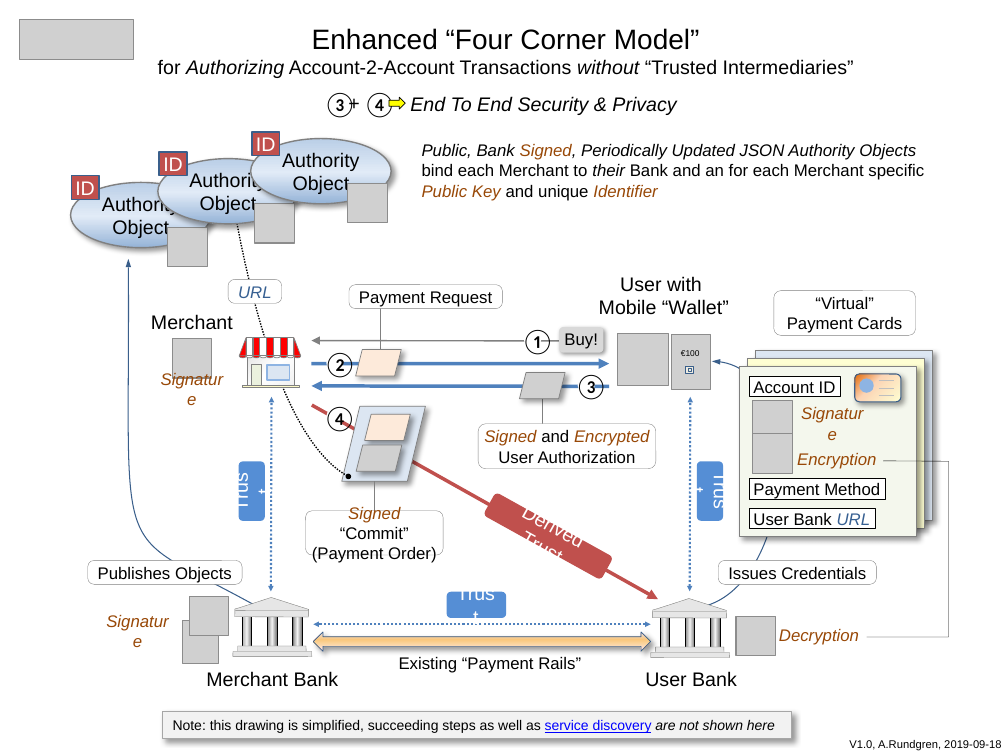
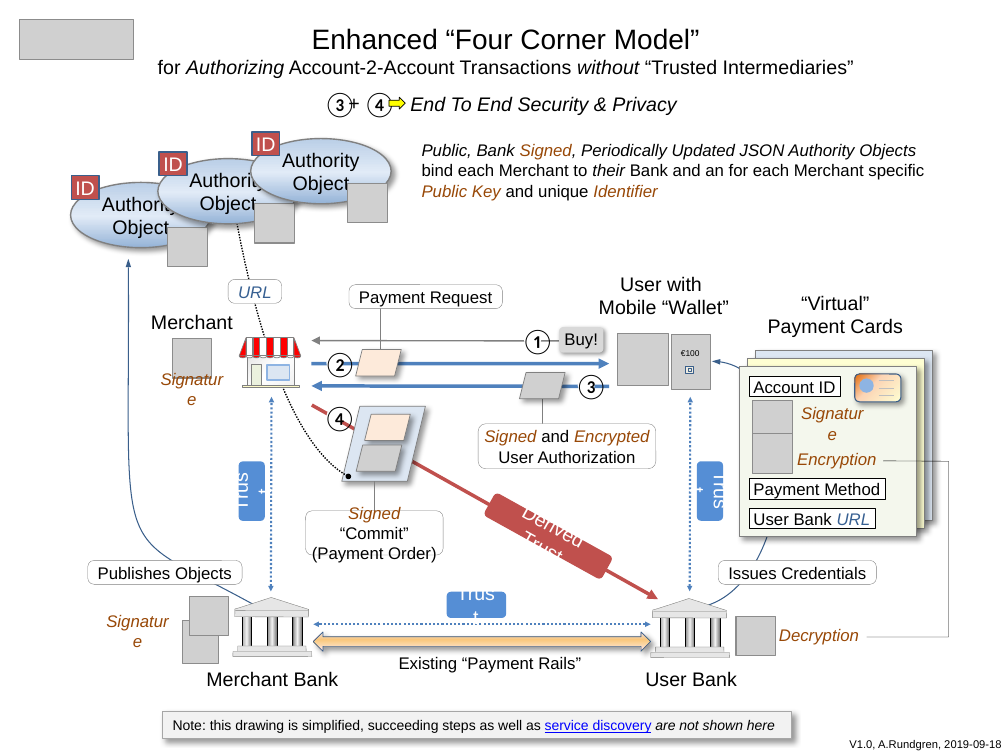
Before and after one commit to cyberphone/doc, a slide deck: slide 1 of saturn/enhanced-four-corner-model.pptx. Drawn at 1008x756 pixels with LibreOffice and Linux fonts; fonts in the diff are those of the drawing; grey boxes stand for pictures. Boxes give left, top, right and bottom in pixels: in the first picture for what was removed or moved away, otherwise in the second. Text is boxed around its words. In the diff, an @@ line names an element or a change of style, - is before the commit and + after.

```diff
--- a/saturn/enhanced-four-corner-model.pptx
+++ b/saturn/enhanced-four-corner-model.pptx
@@ text "“Virtual” Payment Cards": place and size @@
-text "“Virtual” Payment Cards" at <box>774,290,916,335</box>
+text "“Virtual” Payment Cards" at <box>768,295,902,337</box>
@@ text "“Virtual” Payment Cards" at <box>768,295,902,337</box>: size 12 to 14 pt; outline #808080 0.25 pt to none @@
```
Also in this commit, not shown: 1 other file.
